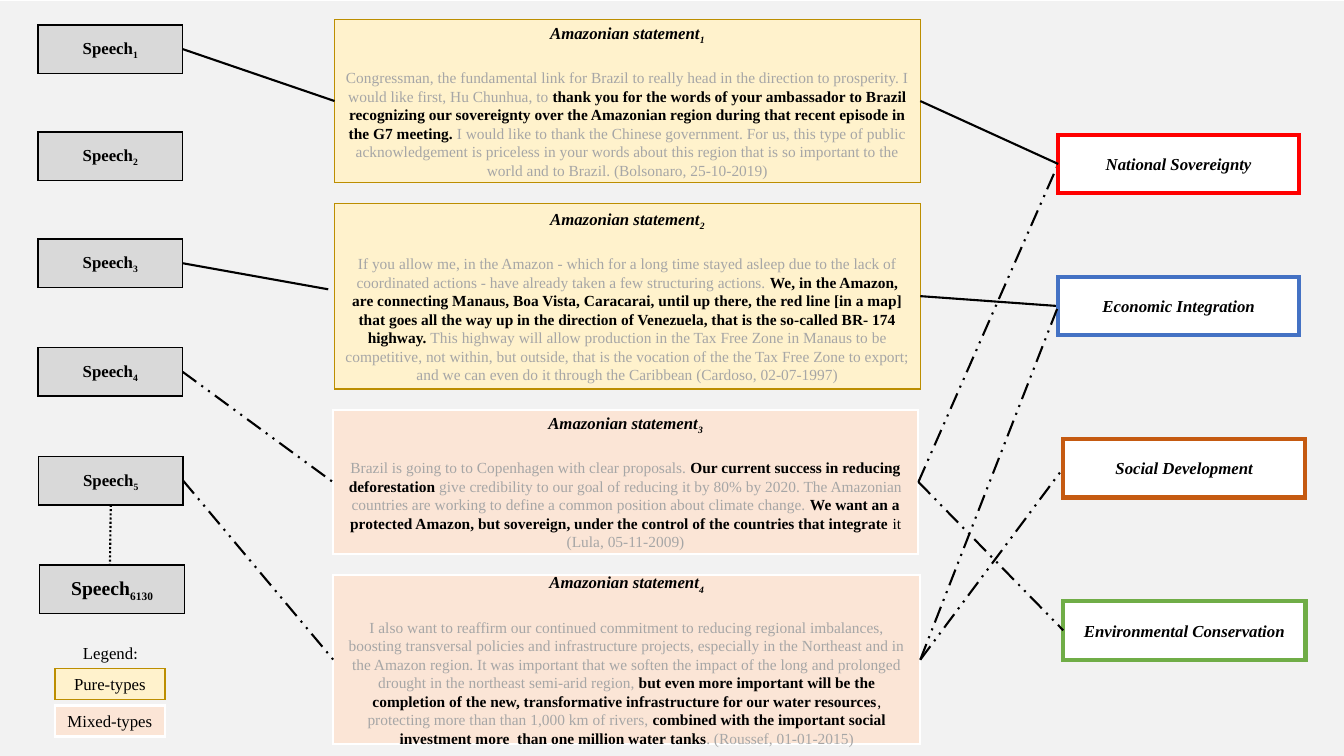
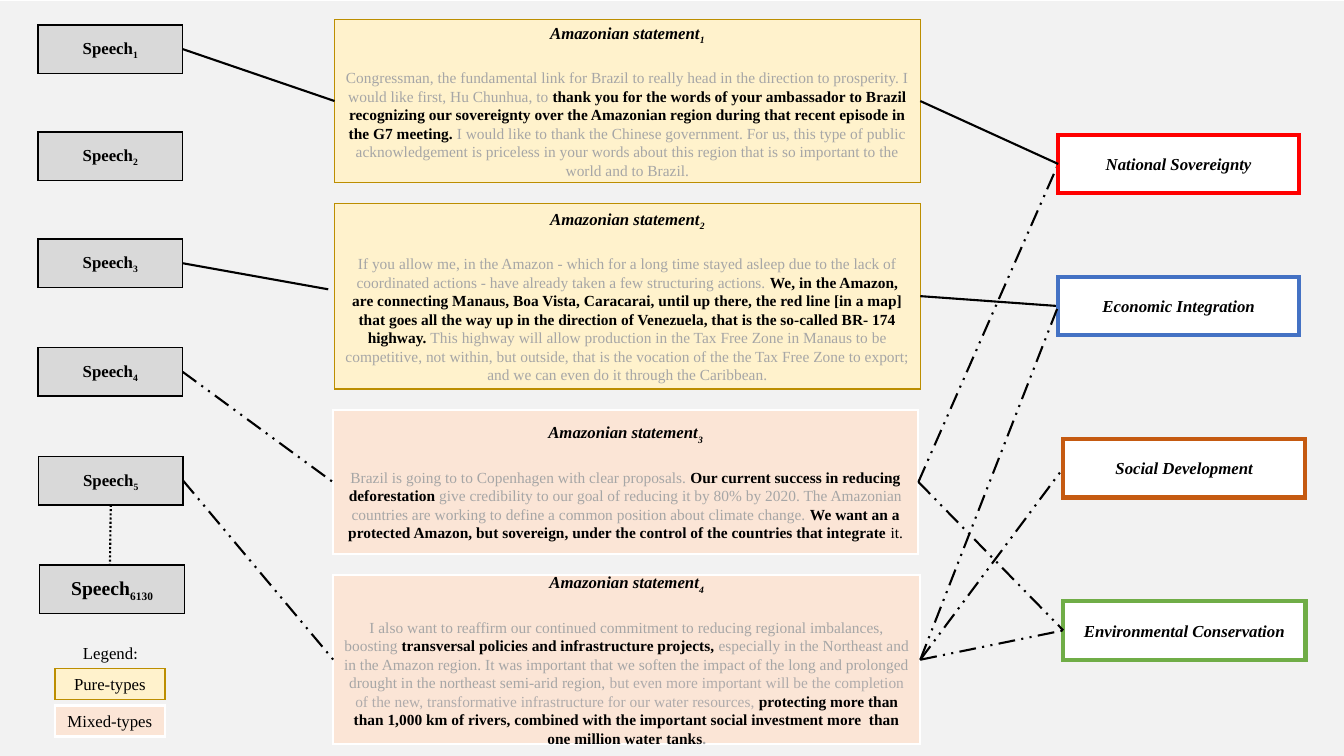
Before and after one commit to henriquesposito/amazondef, a slide deck: slide 1 of Submission/Re-submission/draft/Figure_1.pptx. Drawn at 1344x756 pixels with LibreOffice and Linux fonts; fonts in the diff are those of the drawing. Boxes give left, top, right and bottom in pixels: in the first picture for what was removed or moved away, otherwise in the second. Text is boxed around its words. In the diff, an @@ line names an element or a change of style, - is before the commit and + after.

```diff
--- a/Submission/Re-submission/draft/Figure_1.pptx
+++ b/Submission/Re-submission/draft/Figure_1.pptx
@@ text in rectangle at (x1=346, y1=72, x2=908, y2=176): text changed @@
-Congressman, the fundamental link for Brazil to really head in the direction to prosperity. I would like first, Hu Chunhua, to thank you for the words of your ambassador to Brazil recognizing our sovereignty over the Amazonian region during that recent episode in the G7 meeting. I would like to thank the Chinese government. For us, this type of public acknowledgement is priceless in your words about this region that is so important to the world and to Brazil. (Bolsonaro, 25-10-2019)
+Congressman, the fundamental link for Brazil to really head in the direction to prosperity. I would like first, Hu Chunhua, to thank you for the words of your ambassador to Brazil recognizing our sovereignty over the Amazonian region during that recent episode in the G7 meeting. I would like to thank the Chinese government. For us, this type of public acknowledgement is priceless in your words about this region that is so important to the world and to Brazil.
@@ text in rectangle at (x1=345, y1=258, x2=909, y2=383): text changed @@
-If you allow me, in the Amazon - which for a long time stayed asleep due to the lack of coordinated actions - have already taken a few structuring actions. We, in the Amazon, are connecting Manaus, Boa Vista, Caracarai, until up there, the red line [in a map] that goes all the way up in the direction of Venezuela, that is the so-called BR- 174 highway. This highway will allow production in the Tax Free Zone in Manaus to be competitive, not within, but outside, that is the vocation of the the Tax Free Zone to export; and we can even do it through the Caribbean (Cardoso, 02-07-1997)
+If you allow me, in the Amazon - which for a long time stayed asleep due to the lack of coordinated actions - have already taken a few structuring actions. We, in the Amazon, are connecting Manaus, Boa Vista, Caracarai, until up there, the red line [in a map] that goes all the way up in the direction of Venezuela, that is the so-called BR- 174 highway. This highway will allow production in the Tax Free Zone in Manaus to be competitive, not within, but outside, that is the vocation of the the Tax Free Zone to export; and we can even do it through the Caribbean.
@@ text in rectangle at (x1=348, y1=472, x2=903, y2=542): text changed @@
-Brazil is going to to Copenhagen with clear proposals. Our current success in reducing deforestation give credibility to our goal of reducing it by 80% by 2020. The Amazonian countries are working to define a common position about climate change. We want an a protected Amazon, but sovereign, under the control of the countries that integrate it (Lula, 05-11-2009)
+Brazil is going to to Copenhagen with clear proposals. Our current success in reducing deforestation give credibility to our goal of reducing it by 80% by 2020. The Amazonian countries are working to define a common position about climate change. We want an a protected Amazon, but sovereign, under the control of the countries that integrate it.
@@ text in rectangle at (x1=344, y1=622, x2=909, y2=745): text changed @@
-I also want to reaffirm our continued commitment to reducing regional imbalances, boosting transversal policies and infrastructure projects, especially in the Northeast and in the Amazon region. It was important that we soften the impact of the long and prolonged drought in the northeast semi-arid region, but even more important will be the completion of the new, transformative infrastructure for our water resources, protecting more than than 1,000 km of rivers, combined with the important social investment more than one million water tanks. (Roussef, 01-01-2015)
+I also want to reaffirm our continued commitment to reducing regional imbalances, boosting transversal policies and infrastructure projects, especially in the Northeast and in the Amazon region. It was important that we soften the impact of the long and prolonged drought in the northeast semi-arid region, but even more important will be the completion of the new, transformative infrastructure for our water resources, protecting more than than 1,000 km of rivers, combined with the important social investment more than one million water tanks.
@@ line added from (921, 660) to (1064, 630), #000000 1.5 pt dashed @@
```
Also in this commit, not shown: 6 other files.
